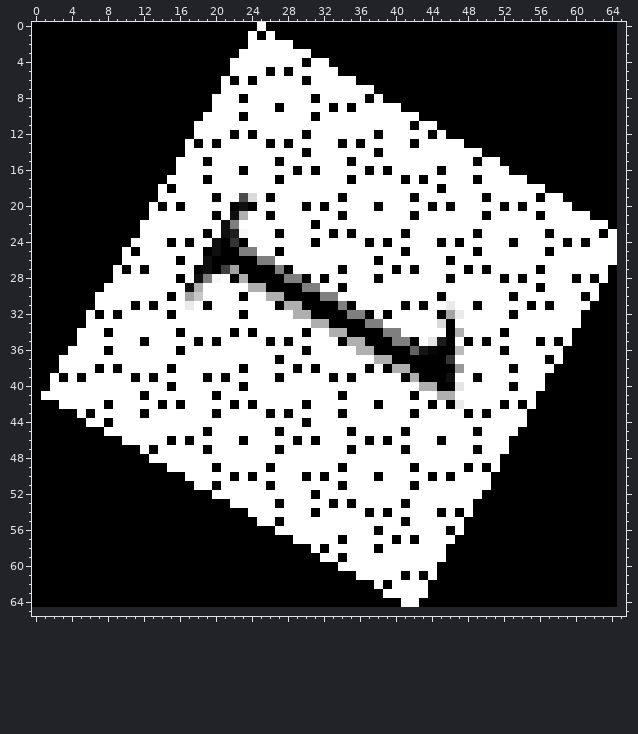
Two versions of one sprite sheet, RotatePart/r_data.png. The first picture shows the starting point.
The file is 65x65 pixels. Colours within 5 levels of each other are drawn and written as one. The old version is drawn lined up with the new one, on the new canvas.
The same view after the edit:
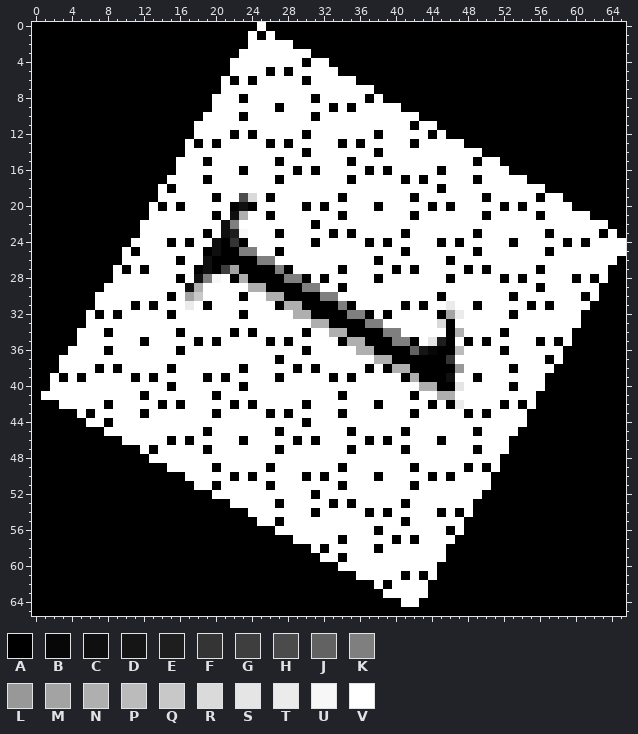
Palette (. is transparent): A #000000  B #070707  C #0f0f0f  D #151515  E #1e1e1e  F #343434  G #3e3e3e  H #4b4b4b  J #626262  K #7f7f7f  L #989898  M #a3a3a3  N #afafaf  P #bbbbbb  Q #c8c8c8  R #dadada  S #e5e5e5  T #ebebeb  U #f7f7f7  V #ffffff
Change:
canvas 65x65 -> 66x66
Changed rows in their new state; - is an unchanged pixel.
first column x 0:
 0 -----------------------------------------------------------------A
 1 -----------------------------------------------------------------A
 2 -----------------------------------------------------------------A
 3 -----------------------------------------------------------------A
 4 -----------------------------------------------------------------A
 5 -----------------------------------------------------------------A
 6 -----------------------------------------------------------------A
 7 -----------------------------------------------------------------A
 8 -----------------------------------------------------------------A
 9 -----------------------------------------------------------------A
10 -----------------------------------------------------------------A
11 -----------------------------------------------------------------A
12 -----------------------------------------------------------------A
13 -----------------------------------------------------------------A
14 -----------------------------------------------------------------A
15 -----------------------------------------------------------------A
16 -----------------------------------------------------------------A
17 -----------------------------------------------------------------A
18 -----------------------------------------------------------------A
19 -----------------------------------------------------------------A
20 -----------------------------------------------------------------A
21 -----------------------------------------------------------------A
22 -----------------------------------------------------------------A
23 -----------------------------------------------------------------A
24 -----------------------------------------------------------------V
25 -----------------------------------------------------------------V
26 -----------------------------------------------------------------A
27 -----------------------------------------------------------------A
28 -----------------------------------------------------------------A
29 -----------------------------------------------------------------A
30 -----------------------------------------------------------------A
31 -----------------------------------------------------------------A
32 -----------------------------------------------------------------A
33 -----------------------------------------------------------------A
34 -----------------------------------------------------------------A
35 -----------------------------------------------------------------A
36 -----------------------------------------------------------------A
37 -----------------------------------------------------------------A
38 -----------------------------------------------------------------A
39 -----------------------------------------------------------------A
40 -----------------------------------------------------------------A
41 -----------------------------------------------------------------A
42 -----------------------------------------------------------------A
43 -----------------------------------------------------------------A
44 -----------------------------------------------------------------A
45 -----------------------------------------------------------------A
46 -----------------------------------------------------------------A
47 -----------------------------------------------------------------A
48 -----------------------------------------------------------------A
49 -----------------------------------------------------------------A
50 -----------------------------------------------------------------A
51 -----------------------------------------------------------------A
52 -----------------------------------------------------------------A
53 -----------------------------------------------------------------A
54 -----------------------------------------------------------------A
55 -----------------------------------------------------------------A
56 -----------------------------------------------------------------A
57 -----------------------------------------------------------------A
58 -----------------------------------------------------------------A
59 -----------------------------------------------------------------A
60 -----------------------------------------------------------------A
61 -----------------------------------------------------------------A
62 -----------------------------------------------------------------A
63 -----------------------------------------------------------------A
64 -----------------------------------------------------------------A
65 AAAAAAAAAAAAAAAAAAAAAAAAAAAAAAAAAAAAAAAAAAAAAAAAAAAAAAAAAAAAAAAAAA
Changed places in both pictures, as pixel boxes (x1, y1, x2, y2):
added: (32, 22, 626, 616)
